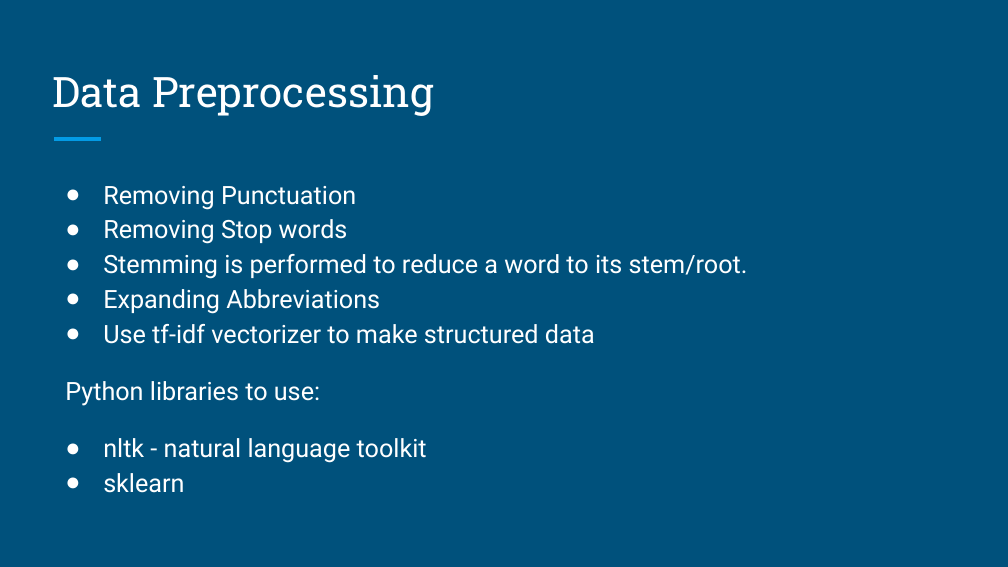
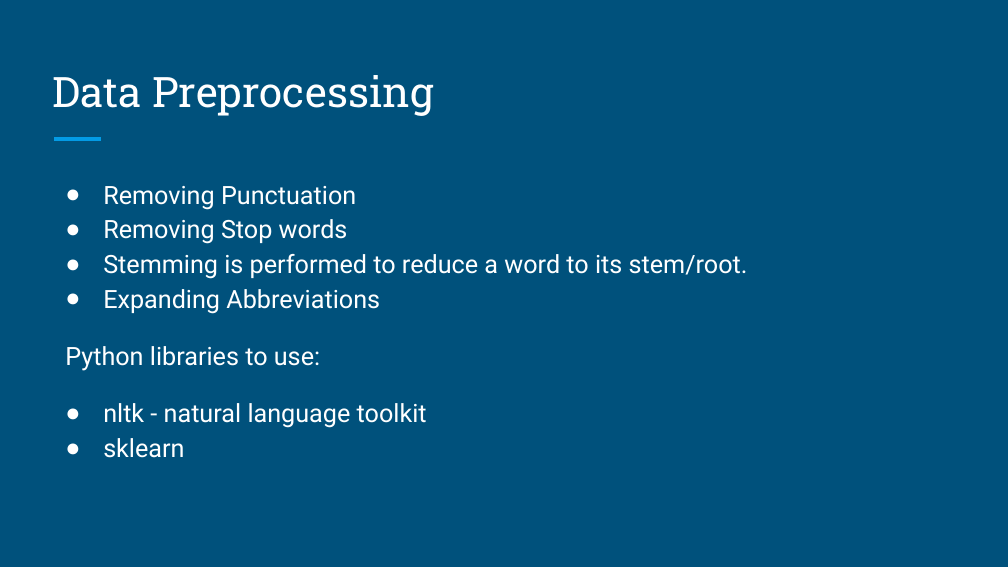
Before and after one commit to SainadhChilukamari/News-Aggregator, a slide deck: slide 5 of Submissions/Project Update - DM.pptx (slide 4 before the commit). Drawn at 1008x567 pixels with LibreOffice and Linux fonts; fonts in the diff are those of the drawing. Boxes give left, top, right and bottom in pixels: in the first picture for what was removed or moved away, otherwise in the second. Text is boxed around its words. In the diff, an @@ line names an element or a change of style, - is before the commit and + after.

```diff
--- a/Submissions/Project Update - DM.pptx
+++ b/Submissions/Project Update - DM.pptx
@@ text at (103, 324, 595, 344): paragraph removed @@
-● Use tf-idf vectorizer to make structured data
```
Also in this commit, not shown: 2 other slides changed, 1 slide added.
